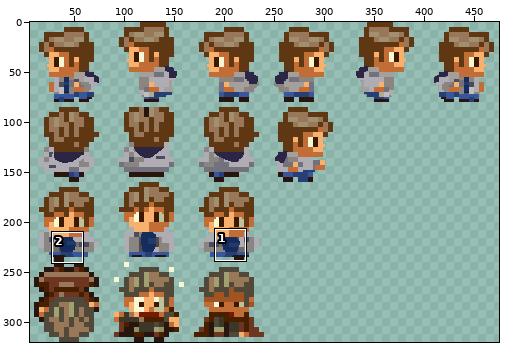
A sprite sheet gets an edit: Assets/Troll Bridge Studios/2D Starter Kit/Art/Player/herox5.png. The picture above shows the old version from afar; the outline marks the close-up.
Close-up. Earlier state:
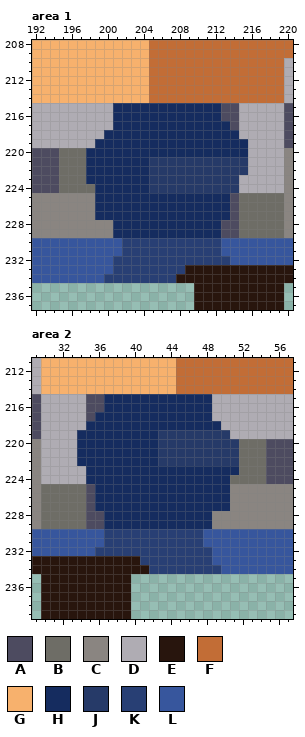
The file is 480x320 pixels. Pixels under 10% opacity are left out. Colours within 5 levels of each other are drawn and written as one. Shown: area 1: x 192..220, y 208..237; area 2: x 29..57, y 211..239. The wide view leaves out empty margins. The commit also changed other parts of the picture, which this record leaves out.
Palette (. is transparent): A #4d4b60  B #6e6d66  C #8a8581  D #afacb3  E #28150d  F #c26d36  G #f7b16d  H #152c5f  J #263a68  K #283f74  L #37569d
After the commit:
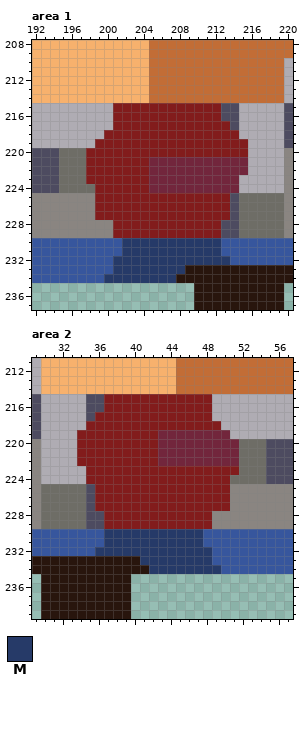
Colours new in this view: M #263a68
Diff:
@@ palette @@
-H #152c5f
+H #821c1c
-J #263a68
+J #72263c
--- area 1
@@ x 198..215 @@
 229 CCCHHHHHHHHHHHHAAB
-230 LLLLKKKKKKKKKKKLLL
-231 LLLLKKKKKKKKKKKLLL
-232 LLLKKKKKKKKKKKKKLL
-233 LLLKKKKKKKKEEEEEEE
-234 LLKKKKKKKKEEEEEEEE
+230 LLLLMMMMMMMMMMMLLL
+231 LLLLMMMMMMMMMMMLLL
+232 LLLMMMMMMMMMMMMMLL
+233 LLLMMMMMMMMEEEEEEE
+234 LLMMMMMMMMEEEEEEEE
 235 ............EEEEEE
--- area 2
@@ x 34..51 @@
 229 BAAHHHHHHHHHHHHCCC
-230 LLLKKKKKKKKKKKLLLL
-231 LLLKKKKKKKKKKKLLLL
-232 LLKKKKKKKKKKKKKLLL
-233 EEEEEEEKKKKKKKKLLL
-234 EEEEEEEEKKKKKKKKLL
+230 LLLMMMMMMMMMMMLLLL
+231 LLLMMMMMMMMMMMLLLL
+232 LLMMMMMMMMMMMMMLLL
+233 EEEEEEEMMMMMMMMLLL
+234 EEEEEEEEMMMMMMMMLL
 235 EEEEEE............
Where, in picture pixels (left, top, right, bottom), the same in both close-ups:
changed: (86, 103, 248, 283)
changed: (77, 394, 239, 574)
